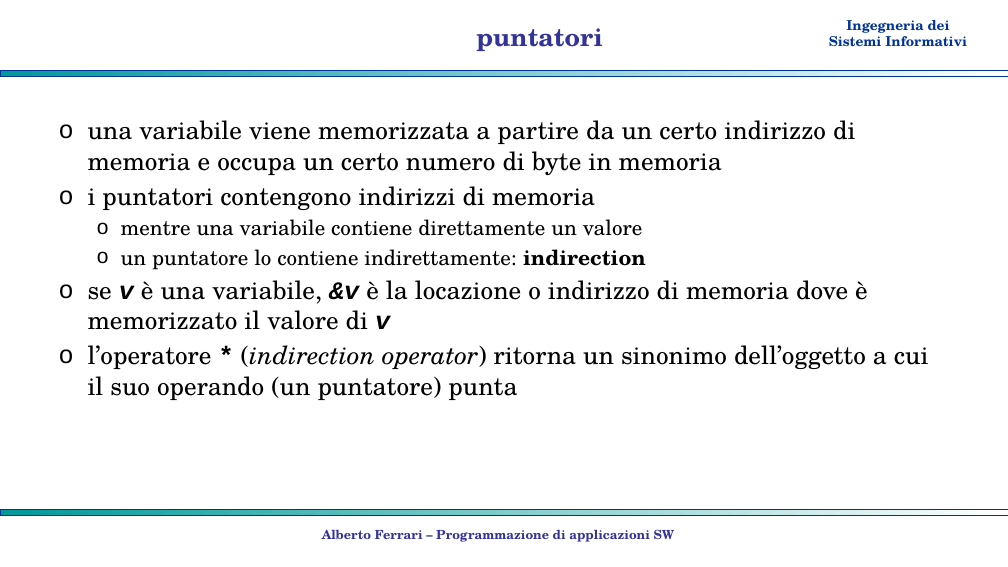
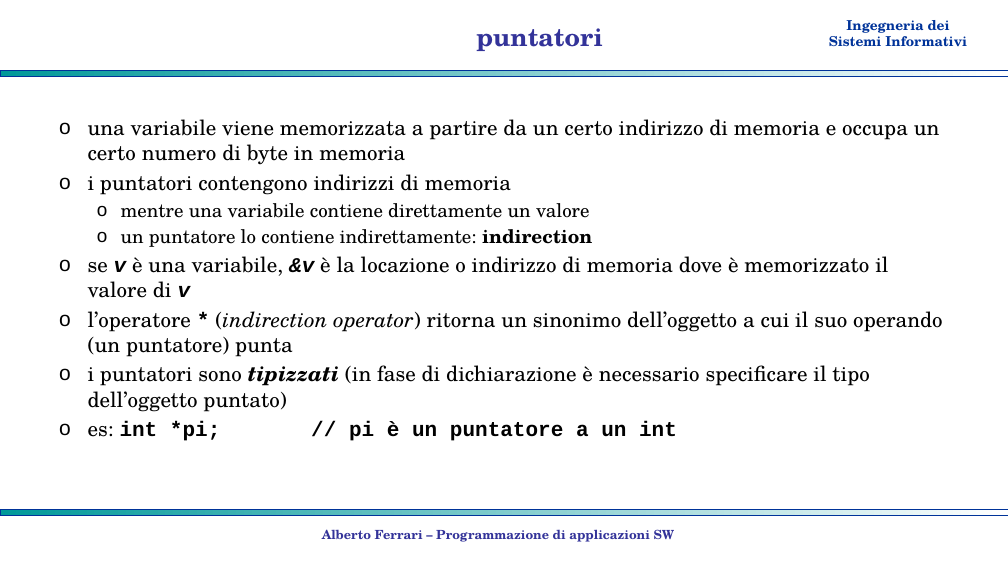
Before and after one commit to albertoferrari/pasw, a slide deck: slide 2 of lezioni/PASW03b - C++ puntatori.pptx. Drawn at 1008x567 pixels with LibreOffice and Linux fonts; fonts in the diff are those of the drawing; background and template pictures are left out. Boxes give left, top, right and bottom in pixels: in the first picture for what was removed or moved away, otherwise in the second. Text is boxed around its words. In the diff, an @@ line names an element or a change of style, - is before the commit and + after.

```diff
--- a/lezioni/PASW03b - C++ puntatori.pptx
+++ b/lezioni/PASW03b - C++ puntatori.pptx
@@ text at [88, 119, 942, 357]: size 24 to 20 pt in "una variabile viene memorizzata a partire da ...", "i puntatori contengono indirizzi di memoria", "se v è una variabile, &v è ...", "l’operatore * (indirection operator) ritorna un sinonimo ..."; size 20 to 18 pt in "mentre una variabile contiene direttamente un valore", "un puntatore lo contiene indirettamente: indirection" @@
@@ text at [88, 365, 869, 441]: paragraphs added @@
+o i puntatori sono tipizzati (in fase di dichiarazione è necessario specificare il tipo dell’oggetto puntato)
+o es: int *pi; // pi è un puntatore a un int
```
Also in this commit, not shown: 1 other file.
